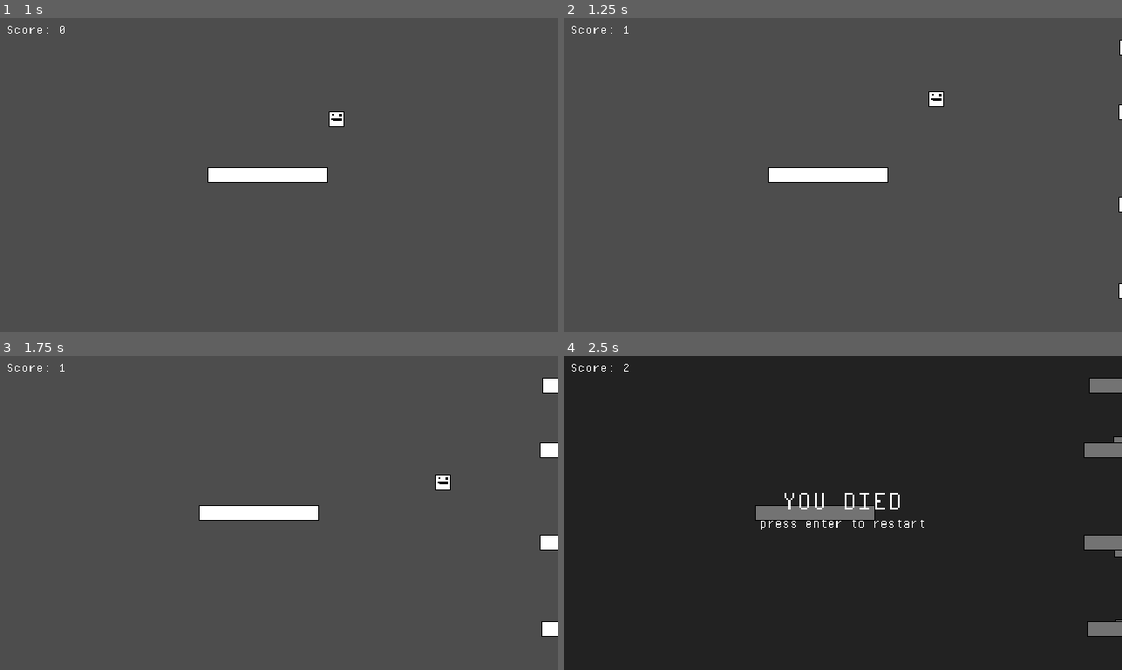
Above: before the commit, frames 1-4 (two rows, left to right).
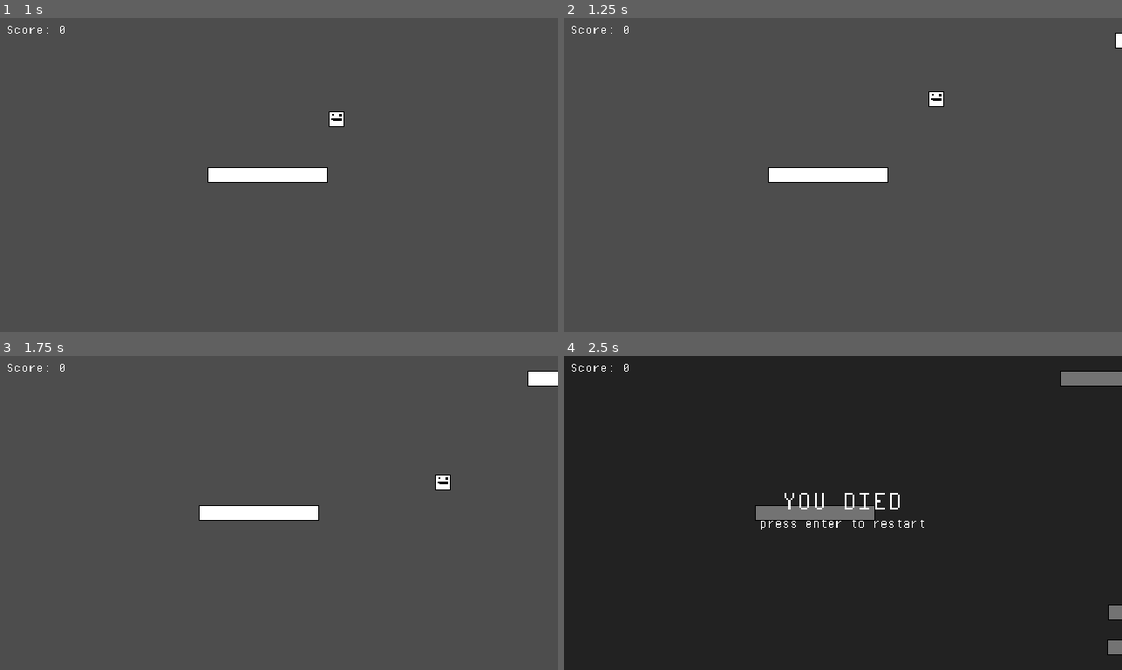
Above: after the commit, the same moments.

Repository: ragg967/jumping_game
Game: Godot game, scene res://scenes/main.tscn
Same seed, same stepped clock (60 frames per second), same inputs: the game is played once before the commit and once after it.
Inputs:
- Up to frame 1 (1 s): tap Enter (restart) at 0.5 s; hold D (moveRight) from 0.53 s (still down); tap F at 0.6 s; tap Space (jump) at 0.77 s
- Up to frame 2 (1.25 s): keep holding D (moveRight)
- Up to frame 3 (1.75 s): keep holding D (moveRight); tap F at 1.35 s; tap Space (jump) at 1.52 s
- Up to frame 4 (2.5 s): release D (moveRight) at 2.03 s; hold A (moveLeft) from 2.03 s (still down); tap F at 2.1 s

Frame 1 is identical in both runs. In frame 2, 0.2% of the frame differs, in the area x 10-100%, y 2-90%; in frame 3, 0.8%; in frame 4, 1.9%, in the area x 10-100%, y 3-96%.

Commit message:
borked it

Diff:
--- a/scenes/main.tscn
+++ b/scenes/main.tscn
@@ -7,7 +7,7 @@
 [ext_resource type="PackedScene" uid="uid://b5nxdam5lql7n" path="res://scenes/death_menu.tscn" id="5_tbgi4"]
 [ext_resource type="PackedScene" uid="uid://kweh7pjkqckq" path="res://scenes/death_box.tscn" id="6_tefeu"]
 [ext_resource type="PackedScene" uid="uid://ceqekv63wpeju" path="res://scenes/score_board.tscn" id="7_o6xl0"]
-[ext_resource type="PackedScene" uid="uid://bmnxhqau7cnwe" path="res://scenes/platform_despawner.tscn" id="8_tipki"]
+[ext_resource type="PackedScene" uid="uid://bw5c783eshv4d" path="res://scenes/platform_mover.tscn" id="8_tipki"]
 
 [node name="main" type="Node"]
 
@@ -16,9 +16,6 @@
 
 [node name="Camera" parent="." instance=ExtResource("3_sugp2")]
 zoom = Vector2(0.54, 0.54)
-
-[node name="Platform despawner" parent="." instance=ExtResource("8_tipki")]
-position = Vector2(-856, 0)
 
 [node name="Death menu" parent="." instance=ExtResource("5_tbgi4")]
 visible = false
@@ -37,13 +34,7 @@
 position = Vector2(0, -80)
 
 [node name="Platform spawner" parent="." instance=ExtResource("4_jyhfs")]
-position = Vector2(728, 238)
+position = Vector2(728, 0)
 
-[node name="Platform spawner2" parent="." instance=ExtResource("4_jyhfs")]
-position = Vector2(728, 50.5)
-
-[node name="Platform spawner3" parent="." instance=ExtResource("4_jyhfs")]
-position = Vector2(729, -137)
-
-[node name="Platform spawner4" parent="." instance=ExtResource("4_jyhfs")]
-position = Vector2(728, -324.5)
+[node name="Platform mover" parent="." instance=ExtResource("8_tipki")]
+position = Vector2(-848, 0)
--- a/scenes/platform_despawner.tscn
+++ b/scenes/platform_mover.tscn
@@ -1,11 +1,11 @@
-[gd_scene load_steps=3 format=3 uid="uid://bmnxhqau7cnwe"]
+[gd_scene load_steps=3 format=3 uid="uid://bw5c783eshv4d"]
 
-[ext_resource type="Script" uid="uid://cs808jobri3se" path="res://scripts/platform_despawner.gd" id="1_xme1h"]
+[ext_resource type="Script" uid="uid://cs808jobri3se" path="res://scripts/platform_mover.gd" id="1_rhtor"]
 
 [sub_resource type="WorldBoundaryShape2D" id="WorldBoundaryShape2D_4afbt"]
 
-[node name="Platform despawner" type="Node2D"]
-script = ExtResource("1_xme1h")
+[node name="Platform mover" type="Node2D"]
+script = ExtResource("1_rhtor")
 
 [node name="Area2D" type="Area2D" parent="."]
 
--- a/scenes/platform_spawner.tscn
+++ b/scenes/platform_spawner.tscn
@@ -15,7 +15,12 @@
 rotation = -1.5708
 shape = SubResource("WorldBoundaryShape2D_kyewn")
 
-[node name="Timer" type="Timer" parent="."]
+[node name="SpeedTimer" type="Timer" parent="."]
 autostart = true
 
-[connection signal="timeout" from="Timer" to="." method="_spawn_platform"]
+[node name="SpawnTimer" type="Timer" parent="."]
+wait_time = 2.0
+autostart = true
+
+[connection signal="timeout" from="SpeedTimer" to="." method="_spawn_platform"]
+[connection signal="timeout" from="SpawnTimer" to="." method="_spawn_platform"]
--- a/scenes/score_board.tscn
+++ b/scenes/score_board.tscn
@@ -27,3 +27,8 @@
 scroll_active = false
 autowrap_mode = 0
 script = ExtResource("1_ek31y")
+
+[node name="ScoreTimer" type="Timer" parent="."]
+wait_time = 2.0
+
+[connection signal="timeout" from="ScoreTimer" to="RichTextLabel" method="_update_score"]
--- a/scripts/death_box.gd
+++ b/scripts/death_box.gd
@@ -1,7 +1,7 @@
 extends Area2D
 
-@onready var player: CharacterBody2D = get_node("/root/main/Player")
-@onready var deathMenu: Control = get_node("/root/main/Death menu")
+@onready var player: CharacterBody2D = get_node("../Player")
+@onready var deathMenu: Control = get_node("../Death menu")
 
 
 # Called when the node enters the scene tree for the first time.
--- a/scripts/platform_despawner.gd
+++ /dev/null
@@ -1,37 +0,0 @@
-extends Node2D
-
-# Get reference to the platform spawner to access its recycle function
-@onready var platformSpawner1: Node = get_node("/root/main/Platform spawner")
-@onready var platformSpawner2: Node = get_node("/root/main/Platform spawner2")
-@onready var platformSpawner3: Node = get_node("/root/main/Platform spawner3")
-@onready var platformSpawner4: Node = get_node("/root/main/Platform spawner4")
-
-
-func _ready() -> void:
-	pass
-
-
-func _process(_delta: float) -> void:
-	pass
-
-
-func _on_area_2d_body_entered(body: Node2D) -> void:
-	if body.is_in_group("Platform"):
-		# Instead of freeing, recycle the platform
-		# Find which spawner should handle this platform
-		if platformSpawner1 and platformSpawner1.has_method("recyclePlatform"):
-			if body in platformSpawner1.activePlatforms:
-				platformSpawner1.recyclePlatform(body)
-				return
-		if platformSpawner2 and platformSpawner2.has_method("recyclePlatform"):
-			if body in platformSpawner2.activePlatforms:
-				platformSpawner2.recyclePlatform(body)
-				return
-		if platformSpawner3 and platformSpawner3.has_method("recyclePlatform"):
-			if body in platformSpawner3.activePlatforms:
-				platformSpawner3.recyclePlatform(body)
-				return
-		if platformSpawner4 and platformSpawner4.has_method("recyclePlatform"):
-			if body in platformSpawner4.activePlatforms:
-				platformSpawner4.recyclePlatform(body)
-				return
--- /dev/null
+++ b/scripts/platform_mover.gd
@@ -0,0 +1,19 @@
+extends Node2D
+
+# Get reference to the platform spawners using relative paths
+@onready var platformSpawner: Node2D = get_node("../Platform spawner")
+
+
+func _ready() -> void:
+	pass
+
+
+func _process(_delta: float) -> void:
+	pass
+
+
+func _on_area_2d_body_entered(body: Node2D) -> void:
+	print("body entered")
+	if body.is_in_group("Platform"):
+		body.global_position = Vector2(platformSpawner.global_position.x, randf_range(-300, 300))
+		body.linear_velocity.x = platformSpawner.platformSpeed
--- a/scripts/platform_spawner.gd
+++ b/scripts/platform_spawner.gd
@@ -1,89 +1,62 @@
-extends Node
+extends Node2D
 
 const PLATFORM: PackedScene = preload("res://scenes/platform.tscn")
-@onready var scoreBoard: RichTextLabel = get_node("/root/main/Score board/RichTextLabel")
-@onready var timer: Timer = $Timer
-@onready var platformSpawner: StaticBody2D = self.get_node("StaticBody2D")
-
-var platformPool: Array[RigidBody2D] = []
-var activePlatforms: Array[RigidBody2D] = []
-var platformsSpawned: int = 0
-var platformSpeeds: int = randi_range(-50, -100)
-var poolSize: int = 10
-var rightSpawnX: float = 728.0
-var leftDespawnX: float = -856.0
-
-
-func _ready() -> void:
-	# Create platform pool
-	for i in range(poolSize):
-		var platform := PLATFORM.instantiate()
-		add_child(platform)
-		platform.position.x = rightSpawnX + 300 + (i * 100)  # Start offscreen
-		platform.position.y = -1000  # Start way off screen
-		platform.linear_velocity = Vector2.ZERO
-		platformPool.append(platform)
+@onready var scoreBoard: RichTextLabel = get_node("../Score board/RichTextLabel")
+@onready var speedTimer: Timer = $SpeedTimer
+@onready var spawnTimer: Timer = $SpawnTimer
+var platformSpeed: int = -100
+var timerTicks: int = 0
 
 
 func _process(_delta: float) -> void:
-	# Check for platforms that need to be recycled
-	for platform in activePlatforms.duplicate():
-		if platform.global_position.x <= leftDespawnX:
-			recyclePlatform(platform)
+	var old_wait_time = speedTimer.wait_time
+	var old_speed = platformSpeed
+
+	# Update spawn rate and speed based on score
+	match scoreBoard.score:
+		1:
+			speedTimer.wait_time = randf_range(4.5, 5)
+			platformSpeed = randi_range(-100, -150)
+		5:
+			speedTimer.wait_time = randf_range(4, 4.5)
+			platformSpeed = randi_range(-100, -300)
+		15:
+			speedTimer.wait_time = randf_range(3.5, 4)
+			platformSpeed = randi_range(-150, -400)
+		25:
+			speedTimer.wait_time = randf_range(3, 3.5)
+			platformSpeed = randi_range(-200, -500)
+		35:
+			speedTimer.wait_time = randf_range(2.5, 3)
+			platformSpeed = randi_range(-250, -600)
+		45:
+			speedTimer.wait_time = randf_range(2, 2.5)
+			platformSpeed = randi_range(-300, -700)
+		55:
+			speedTimer.wait_time = randf_range(1.5, 2)
+			platformSpeed = randi_range(-350, -800)
+		65:
+			speedTimer.wait_time = randf_range(1, 1.5)
+			platformSpeed = randi_range(-400, -900)
+		75:
+			speedTimer.wait_time = randf_range(0.5, 1)
+			platformSpeed = randi_range(-450, -1000)
+
+	# Restart timer if wait_time changed
+	if speedTimer.wait_time != old_wait_time:
+		speedTimer.start()
 
 
 func _spawn_platform() -> void:
-	if platformPool.size() > 0:
-		var platform = platformPool.pop_back()
-		activePlatforms.append(platform)
+	if timerTicks <= 10:
+		spawnTimer.wait_time = randi_range(6, 10)
+		timerTicks += 1
+		# Spawn platform and add it to the main scene, not as child of spawner
+		var platformInstant: RigidBody2D = PLATFORM.instantiate()
+		get_parent().add_child(platformInstant)  # Add to main scene
 
-		platformsSpawned += 1
-		platform.global_position.x = rightSpawnX
-		platform.global_position.y = randi_range(
-			platformSpawner.global_position.y - 62.5, platformSpawner.global_position.y + 62.5
-		)
-		platform.linear_velocity.x = platformSpeeds
-		platform.linear_velocity.y = 0
-
-		scoreBoard.score += 0.25
-		update_difficulty()
-
-
-func recyclePlatform(platform: RigidBody2D) -> void:
-	activePlatforms.erase(platform)
-	platformPool.append(platform)
-
-	# Move platform offscreen and stop it
-	platform.position.x = rightSpawnX + 300
-	platform.position.y = -1000
-	platform.linear_velocity = Vector2.ZERO
-
-
-func update_difficulty() -> void:
-	match platformsSpawned:
-		1:
-			timer.wait_time = randf_range(4.5, 5)
-		5:
-			timer.wait_time = randf_range(4, 4.5)
-			platformSpeeds = randi_range(-150, -250)
-		15:
-			timer.wait_time = randf_range(3.5, 4)
-			platformSpeeds = randi_range(-200, -300)
-		25:
-			timer.wait_time = randf_range(3, 3.5)
-			platformSpeeds = randi_range(-250, -350)
-		35:
-			timer.wait_time = randf_range(2.5, 3)
-			platformSpeeds = randi_range(-300, -400)
-		45:
-			timer.wait_time = randf_range(2, 2.5)
-			platformSpeeds = randi_range(-350, -450)
-		55:
-			timer.wait_time = randf_range(1.5, 2)
-			platformSpeeds = randi_range(-400, -500)
-		65:
-			timer.wait_time = randf_range(1, 1.5)
-			platformSpeeds = randi_range(-450, -550)
-		75:
-			timer.wait_time = randf_range(0.5, 1)
-			platformSpeeds = randi_range(-500, -600)
+		# Set platform position and velocity
+		platformInstant.global_position = Vector2(global_position.x, randf_range(-300, 300))
+		platformInstant.linear_velocity = Vector2(platformSpeed, 0)
+	else:
+		spawnTimer.stop()
--- a/scripts/score_board.gd
+++ b/scripts/score_board.gd
@@ -1,6 +1,6 @@
 extends RichTextLabel
 
-var score: float = 0.0
+var score: int = 0
 
 
 # Called when the node enters the scene tree for the first time.
@@ -11,3 +11,7 @@
 # Called every frame. 'delta' is the elapsed time since the previous frame.
 func _process(_delta: float) -> void:
 	text = "Score: %d" % score
+
+
+func _update_score() -> void:
+	score += 1
Renamed: scripts/platform_despawner.gd.uid -> scripts/platform_mover.gd.uid
